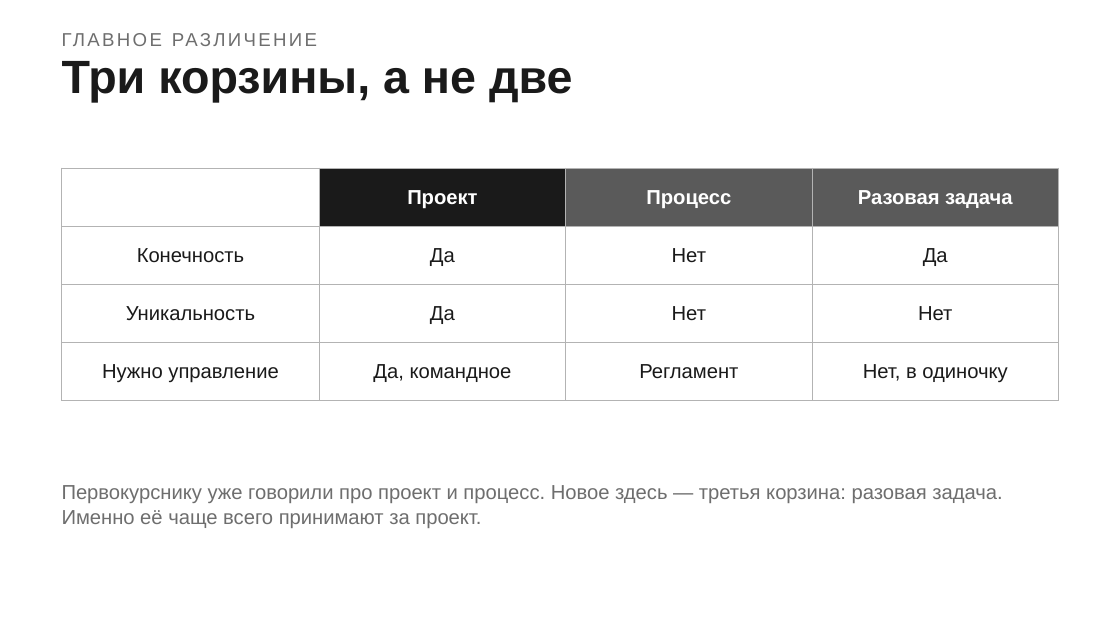
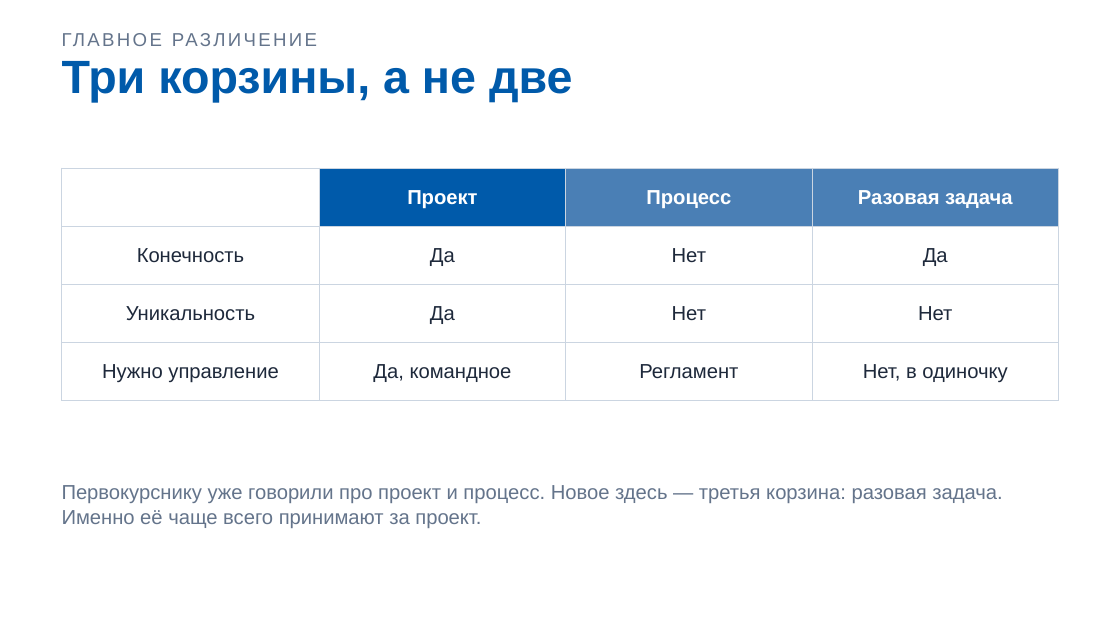
Before and after one commit to DimaMuhannad/OPD, a slide deck: slide 5 of shared/Nedelya_02_Slaydy.pptx. Drawn at 1120x630 pixels with LibreOffice and Linux fonts; fonts in the diff are those of the drawing. Boxes give left, top, right and bottom in pixels: in the first picture for what was removed or moved away, otherwise in the second. Text is boxed around its words. In the diff, an @@ line names an element or a change of style, - is before the commit and + after.

```diff
--- a/shared/Nedelya_02_Slaydy.pptx
+++ b/shared/Nedelya_02_Slaydy.pptx
@@ text "ГЛАВНОЕ РАЗЛИЧЕНИЕ" at (62,25,1058,54): text colour #6E6E6E to #64748B @@
@@ text "Три корзины, а не две" at (62,61,573,102): text colour #1A1A1A to #005AAA @@
@@ table at (62,168,1058,387) @@
@@ fill #1A1A1A to #005AAA in row 1, column 2 @@
@@ fill #5A5A5A to #4A7FB5 in 2 cells @@
@@ text colour #1A1A1A to #1E293B in "Конечность", "Да", "Нет", "Да" and 8 more places @@
@@ borders changed @@
@@ text "Первокурснику уже говорили про проект ..." at (62,485,1002,528): text colour #6E6E6E to #64748B @@
```
Also in this commit, not shown: 12 other slides changed, 2 other files.
